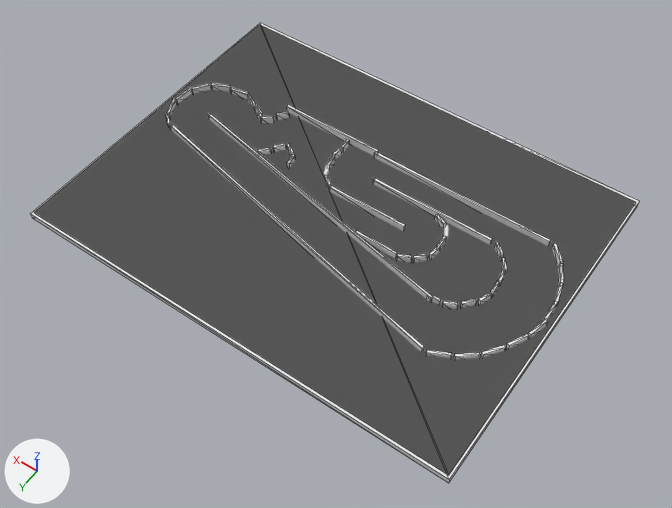
One commit to the glTF model src/assets/track/track.gltf: the scene before it, then after it.
The view is the same before and after, from a camera (50 mm lens) standing at (-98.3, 137.7, 195.4) and looking at (-5.9, 8.3, -8.0). Arrows for +X, +Y and +Z are at lower left; the lights stay in place. Mesh edges are drawn as thin lines. Where no turn or scale is listed for an object, it has been applied to the vertices.
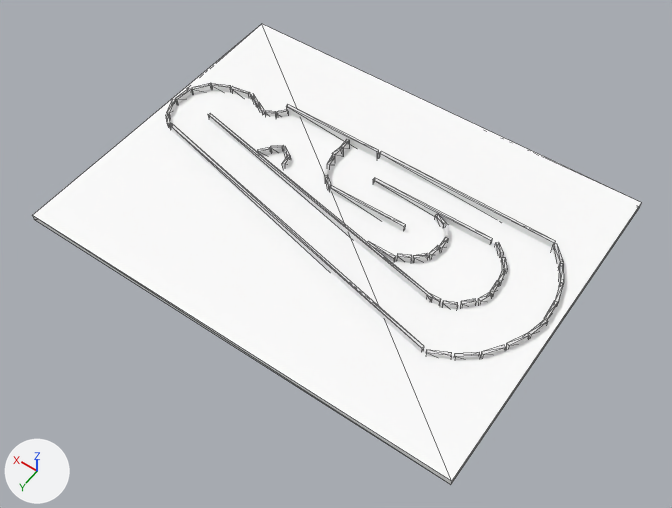
Where the change shows, as pixel boxes (x1, y1, x2, y2) in the pictures (672 x 508 px):
'Cube050', recoloured, moved
    before: (31, 23, 639, 484)
    after: (33, 24, 642, 485)
'track', deleted
    before: (34, 25, 636, 473)
'Cube003', moved, turned
    before: (374, 152, 551, 246)
    after: (379, 151, 556, 247)
'Cube005', moved, rescaled (34% narrower, 24% shorter)
    before: (354, 230, 397, 258)
    after: (368, 241, 396, 262)
'Cube040', moved
    before: (276, 111, 289, 120)
    after: (275, 109, 288, 118)
'Cube', deleted
    before: (255, 108, 262, 121)

Diff of the bpy script that builds the scene:
```diff
--- a/src/assets/track/track.gltf.py
+++ b/src/assets/track/track.gltf.py
@@ mat_material001 @@
+mat_material001 = principled_material('Material001')
+mat_material001.base_color = (1.0, 1.0, 1.0)  # white #ffffff
+mat_material001.roughness = 0.735
@@ me_cube052 @@
 me_cube052.from_pydata(...)  # 8 vertices, 12 faces; spans x -67.2..67.2, y -50.8..50.8, z -1.0..1.0
+me_cube052.materials.append(mat_material001)  # white #ffffff
@@ ob_cube003 @@
 ob_cube003 = bpy.data.objects.new('Cube003', me_cube004)
-ob_cube003.location = (-25.9, -22.2, 0.0)
+ob_cube003.location = (-27.2, -22.8, 0.1)
+ob_cube003.rotation_euler = (0.0, 0.0, -0.0105)  # degrees (0, 0, -0.6)
 ob_cube003.scale = (28.2, 0.44, 1.82)
@@ ob_cube005 @@
 ob_cube005 = bpy.data.objects.new('Cube005', me_cube006)
-ob_cube005.location = (-16.5, 5.1, 0.0)
-ob_cube005.scale = (6.64, 0.44, 1.82)
+ob_cube005.location = (-19.0, 6.1, -0.5)
+ob_cube005.scale = (4.36, 0.44, 1.82)
@@ ob_track @@
-ob_track = bpy.data.objects.new('track', me_track)
-ob_track.location = (0.0, 0.0, 0.0)
@@ ob_cube040 @@
 ob_cube040 = bpy.data.objects.new('Cube040', me_cube043)
-ob_cube040.location = (33.6, -19.5, 0.1)
+ob_cube040.location = (34.6, -20.4, -0.4)
@@ ob_cube @@
-ob_cube = bpy.data.objects.new('Cube', me_cube050)
-ob_cube.location = (39.9, -15.8, 0.0)
@@ ob_cube050 @@
 ob_cube050 = bpy.data.objects.new('Cube050', me_cube052)
-ob_cube050.location = (-0.1, 0.0, -1.0)
+ob_cube050.location = (-0.7, -0.1, -1.2)
```
